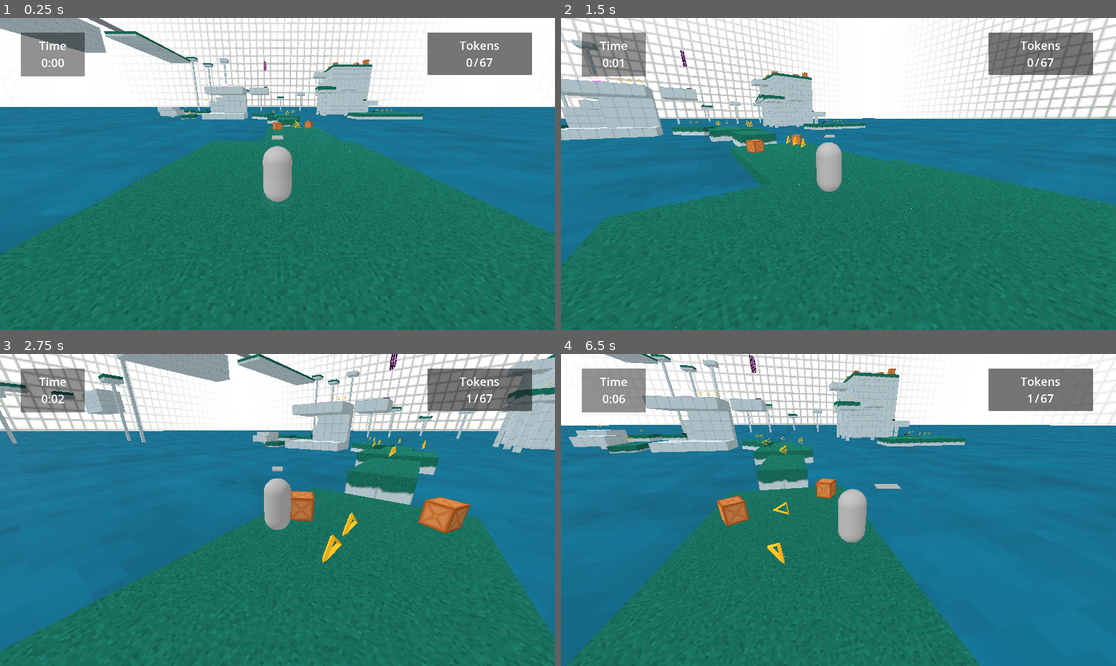
Above: before the commit, frames 1-4 (two rows, left to right).
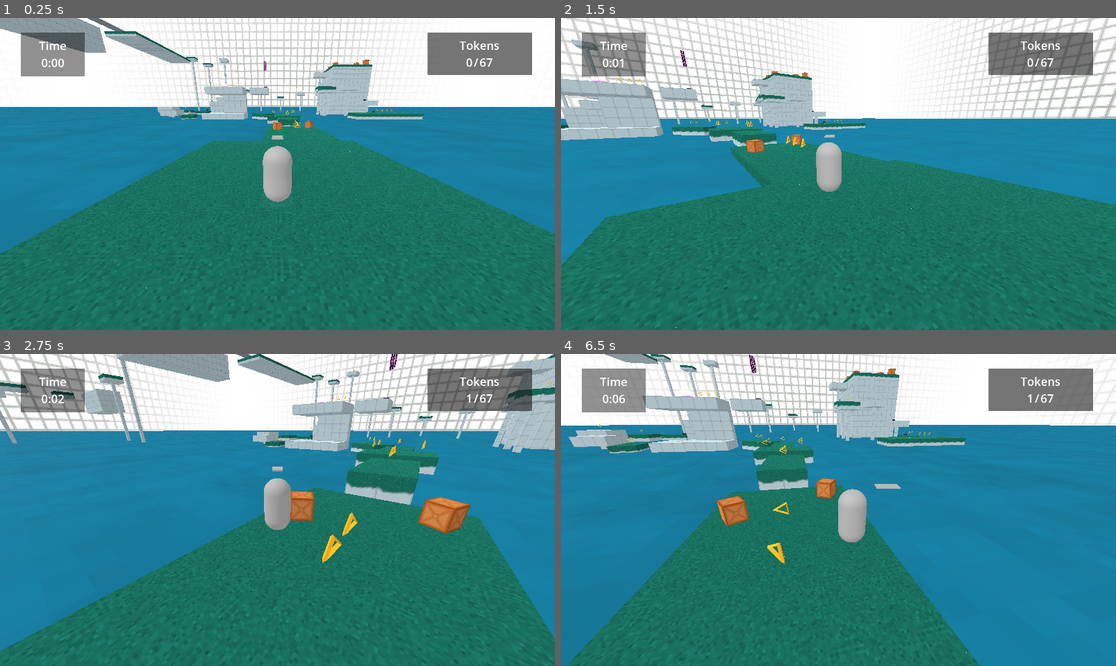
Above: after the commit, the same moments.

Repository: Nigel-Karunaratne/3DPlatformer_Godot4
Game: Godot game, scene res://level_scenes/monument1.tscn
The game is run twice, just before and just after one commit, with the same random seed, the same clock (stepped at 60 frames per second) and the same inputs. The project has no main scene, so this scene is started directly.
Inputs (mouse positions are in pixels of both pictures, inside the frame that each line leads up to):
- Up to frame 1 (0.25 s): no input
- Up to frame 2 (1.5 s): tap Enter at 0.5 s; move the mouse to (832, 180) at 0.52 s; hold W (move_forward) from 0.53 s (still down); tap R at 0.6 s; tap Space (jump) at 0.77 s; move the mouse to (877, 177) at 1.27 s; tap T at 1.35 s
- Up to frame 3 (2.75 s): keep holding W (move_forward); tap Space (jump) at 1.52 s; move the mouse to (233, 506) at 2.02 s; hold F from 2.03 s (still down)
- Up to frame 4 (6.5 s): move the mouse to (844, 510) at 2.77 s; release W (move_forward) at 2.78 s; release F at 2.78 s; hold A (move_left) 2.78-3.53 s; tap R at 2.85, 5.1 s; tap Space (jump) at 3.02, 3.77, 4.52, 6.02 s; move the mouse to (816, 503) at 3.52 s; hold W (move_forward) 3.53-5.78 s; tap T at 3.6, 5.85 s; move the mouse to (866, 510) at 4.27 s; tap F at 4.35 s; move the mouse to (810, 510) at 5.02 s; move the mouse to (849, 503) at 5.77 s; hold D (move_right) from 5.78 s (still down)

The runs differ from the first frame. In frame 1, less than 0.1% of the frame differs, in the area x 0-96%, y 36-41%; in frame 2, 4.5%, in the area x 0-100%, y 32-80%; in frame 3, 0.3%; in frame 4, less than 0.1%.

Commit message:
Add water texture fade + cyclical motion

Diff:
--- a/shaders/s_water.tres
+++ b/shaders/s_water.tres
@@ -23,10 +23,6 @@
 [sub_resource type="VisualShaderNodeUVFunc" id="VisualShaderNodeUVFunc_kum1p"]
 default_input_values = [1, Vector2(0.1, 0.1), 2, Vector2(0, 0)]
 
-[sub_resource type="VisualShaderNodeFloatOp" id="VisualShaderNodeFloatOp_b0ll7"]
-default_input_values = [0, 0.0, 1, 0.001]
-operator = 2
-
 [sub_resource type="VisualShaderNodeIntConstant" id="VisualShaderNodeIntConstant_svak5"]
 constant = 1
 
@@ -35,6 +31,7 @@
 function = 1
 
 [sub_resource type="VisualShaderNodeTexture" id="VisualShaderNodeTexture_8sqtt"]
+expanded_output_ports = [0]
 source = 5
 texture = ExtResource("1_va886")
 
@@ -49,8 +46,30 @@
 default_input_values = [0, 0.0, 1, 0.001]
 operator = 2
 
+[sub_resource type="VisualShaderNodeFloatFunc" id="VisualShaderNodeFloatFunc_fen13"]
+output_port_for_preview = 0
+function = 0
+
 [sub_resource type="VisualShaderNodeFloatConstant" id="VisualShaderNodeFloatConstant_hjejd"]
 constant = 0.3
+
+[sub_resource type="VisualShaderNodeMix" id="VisualShaderNodeMix_slotg"]
+default_input_values = [0, Quaternion(0, 0, 0, 0), 1, Quaternion(1, 1, 1, 1), 2, 0.5]
+op_type = 6
+
+[sub_resource type="VisualShaderNodeRemap" id="VisualShaderNodeRemap_wgwev"]
+output_port_for_preview = 0
+default_input_values = [1, -1.0, 2, 1.0, 3, 0.05, 4, 0.5]
+
+[sub_resource type="VisualShaderNodeVectorCompose" id="VisualShaderNodeVectorCompose_1y1y5"]
+op_type = 0
+
+[sub_resource type="VisualShaderNodeFloatFunc" id="VisualShaderNodeFloatFunc_dvllb"]
+function = 1
+
+[sub_resource type="VisualShaderNodeFloatOp" id="VisualShaderNodeFloatOp_hprri"]
+default_input_values = [0, 0.0, 1, 0.001]
+operator = 2
 
 [sub_resource type="VisualShaderNodeInput" id="VisualShaderNodeInput_8b27h"]
 input_name = "time"
@@ -87,8 +106,21 @@
 	float n_out35p0 = n_out33p0 * n_in35p1;
 
 
+// FloatFunc:46
+	float n_out46p0 = cos(n_out9p0);
+
+
+// FloatOp:47
+	float n_in47p1 = 0.00100;
+	float n_out47p0 = n_out46p0 * n_in47p1;
+
+
+// VectorCompose:45
+	vec2 n_out45p0 = vec2(n_out35p0, n_out47p0);
+
+
 // UVFunc:26
-	vec2 n_out26p0 = vec2(n_out35p0) * vec2(n_out10p0) + UV;
+	vec2 n_out26p0 = n_out45p0 * vec2(n_out10p0) + UV;
 
 
 // UVFunc:30
@@ -100,12 +132,35 @@
 	vec4 n_out31p0;
 // Texture2D:31
 	n_out31p0 = texture(WaterTexture, n_out30p0);
+	float n_out31p1 = n_out31p0.r;
+	float n_out31p4 = n_out31p0.a;
 
 
 // VectorOp:23
 	vec4 n_out23p0 = n_out2p0 * n_out31p0;
 
 
+// FloatFunc:36
+	float n_out36p0 = sin(n_out9p0);
+
+
+	float n_out44p0;
+// Remap:44
+	float n_in44p1 = -1.00000;
+	float n_in44p2 = 1.00000;
+	float n_in44p3 = 0.05000;
+	float n_in44p4 = 0.50000;
+	{
+		float __input_range = n_in44p2 - n_in44p1;
+		float __output_range = n_in44p4 - n_in44p3;
+		n_out44p0 = n_in44p3 + __output_range * ((n_out36p0 - n_in44p1) / __input_range);
+	}
+
+
+// Mix:43
+	vec4 n_out43p0 = mix(n_out23p0, n_out2p0, n_out44p0);
+
+
 // IntConstant:3
 	int n_out3p0 = 1;
 
@@ -115,39 +170,49 @@
 
 
 // Output:0
-	ALBEDO = vec3(n_out23p0.xyz);
+	ALBEDO = vec3(n_out43p0.xyz);
 	ROUGHNESS = float(n_out3p0);
 	SPECULAR = n_out4p0;
 
 
 }
 "
-graph_offset = Vector2(-450.909, -103.36)
+graph_offset = Vector2(-872.207, 263.614)
 nodes/fragment/0/position = Vector2(1000, 180)
 nodes/fragment/2/node = SubResource("VisualShaderNodeColorParameter_xdq38")
-nodes/fragment/2/position = Vector2(200, 0)
+nodes/fragment/2/position = Vector2(-320, -180)
 nodes/fragment/3/node = SubResource("VisualShaderNodeIntConstant_svak5")
 nodes/fragment/3/position = Vector2(780, 300)
 nodes/fragment/4/node = SubResource("VisualShaderNodeFloatConstant_hjejd")
 nodes/fragment/4/position = Vector2(780, 380)
 nodes/fragment/9/node = SubResource("VisualShaderNodeInput_8b27h")
-nodes/fragment/9/position = Vector2(-1600, 560)
+nodes/fragment/9/position = Vector2(-1840, 680)
 nodes/fragment/10/node = SubResource("VisualShaderNodeFloatParameter_uwgra")
 nodes/fragment/10/position = Vector2(-1380, 100)
 nodes/fragment/23/node = SubResource("VisualShaderNodeVectorOp_6k8tr")
-nodes/fragment/23/position = Vector2(740, 100)
+nodes/fragment/23/position = Vector2(260, 0)
 nodes/fragment/26/node = SubResource("VisualShaderNodeUVFunc_kum1p")
 nodes/fragment/26/position = Vector2(-860, 440)
-nodes/fragment/28/node = SubResource("VisualShaderNodeFloatOp_b0ll7")
-nodes/fragment/28/position = Vector2(-1200, 420)
 nodes/fragment/30/node = SubResource("VisualShaderNodeUVFunc_lu005")
 nodes/fragment/30/position = Vector2(-600, 480)
 nodes/fragment/31/node = SubResource("VisualShaderNodeTexture_8sqtt")
-nodes/fragment/31/position = Vector2(-200, 180)
+nodes/fragment/31/position = Vector2(-300, 200)
 nodes/fragment/32/node = SubResource("VisualShaderNodeTexture2DParameter_qfy80")
 nodes/fragment/32/position = Vector2(-800, 40)
 nodes/fragment/33/node = SubResource("VisualShaderNodeFloatFunc_tcu2v")
-nodes/fragment/33/position = Vector2(-1260, 700)
+nodes/fragment/33/position = Vector2(-1500, 580)
 nodes/fragment/35/node = SubResource("VisualShaderNodeFloatOp_8yeku")
-nodes/fragment/35/position = Vector2(-1040, 560)
-nodes/fragment/connections = PackedInt32Array(3, 0, 0, 3, 4, 0, 0, 4, 2, 0, 23, 0, 9, 0, 28, 0, 26, 0, 30, 0, 23, 0, 0, 0, 32, 0, 31, 2, 30, 0, 31, 0, 31, 0, 23, 1, 10, 0, 26, 1, 33, 0, 35, 0, 35, 0, 26, 2, 9, 0, 33, 0)
+nodes/fragment/35/position = Vector2(-1320, 440)
+nodes/fragment/36/node = SubResource("VisualShaderNodeFloatFunc_fen13")
+nodes/fragment/36/position = Vector2(-420, 820)
+nodes/fragment/43/node = SubResource("VisualShaderNodeMix_slotg")
+nodes/fragment/43/position = Vector2(600, 220)
+nodes/fragment/44/node = SubResource("VisualShaderNodeRemap_wgwev")
+nodes/fragment/44/position = Vector2(-200, 820)
+nodes/fragment/45/node = SubResource("VisualShaderNodeVectorCompose_1y1y5")
+nodes/fragment/45/position = Vector2(-1100, 540)
+nodes/fragment/46/node = SubResource("VisualShaderNodeFloatFunc_dvllb")
+nodes/fragment/46/position = Vector2(-1480, 780)
+nodes/fragment/47/node = SubResource("VisualShaderNodeFloatOp_hprri")
+nodes/fragment/47/position = Vector2(-1280, 620)
+nodes/fragment/connections = PackedInt32Array(3, 0, 0, 3, 4, 0, 0, 4, 2, 0, 23, 0, 32, 0, 31, 2, 30, 0, 31, 0, 10, 0, 26, 1, 33, 0, 35, 0, 9, 0, 33, 0, 9, 0, 36, 0, 31, 0, 23, 1, 23, 0, 43, 0, 2, 0, 43, 1, 26, 0, 30, 0, 36, 0, 44, 0, 44, 0, 43, 2, 45, 0, 26, 2, 35, 0, 45, 0, 9, 0, 46, 0, 46, 0, 47, 0, 47, 0, 45, 1, 43, 0, 0, 0)
Not shown: 1 places in shaders/s_water.tres that only renumber resources
